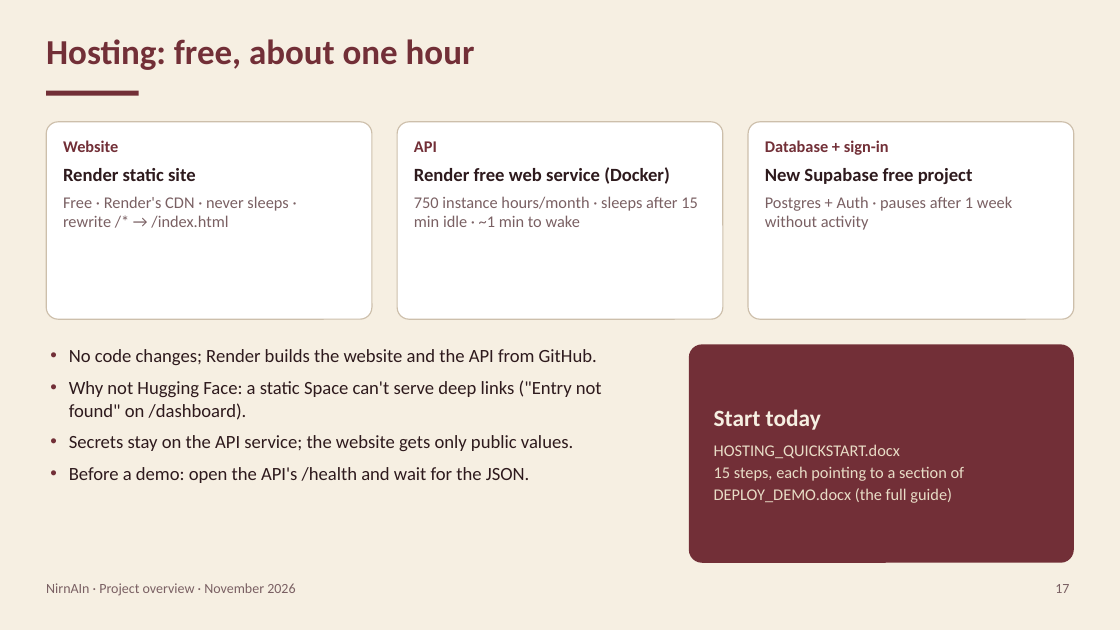
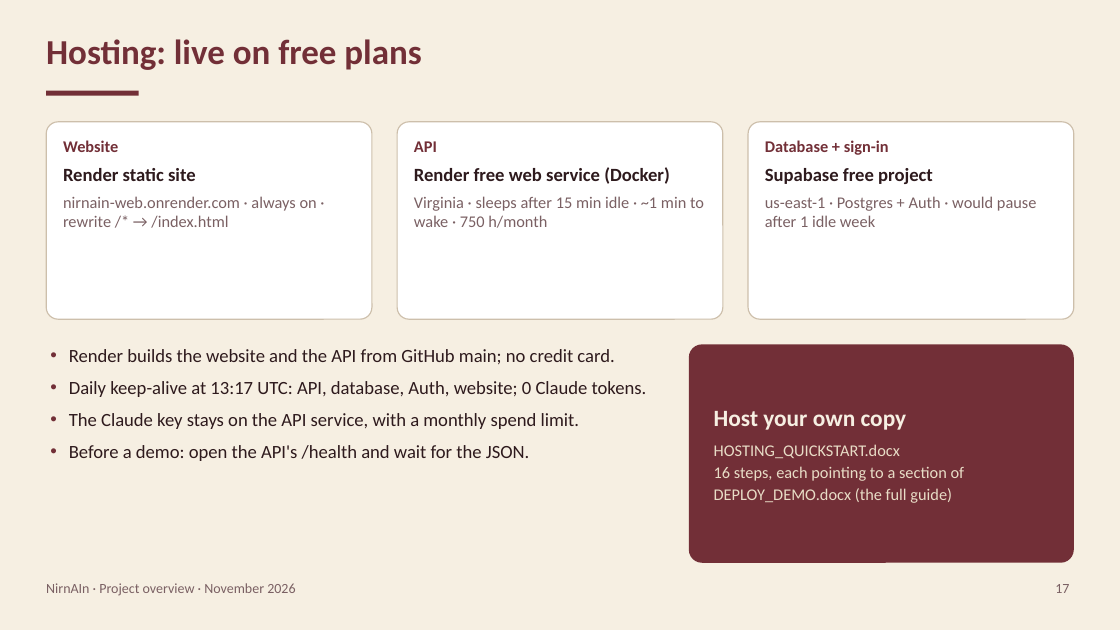
Before and after one commit to Dogiparthi-Sharada/NirnAIn, a slide deck: slide 17 of docs/project/NirnAIn_Project_Overview.pptx. Drawn at 1120x630 pixels with LibreOffice and Linux fonts; fonts in the diff are those of the drawing. Boxes give left, top, right and bottom in pixels: in the first picture for what was removed or moved away, otherwise in the second. Text is boxed around its words. In the diff, an @@ line names an element or a change of style, - is before the commit and + after.

Commit message:
docs: describe the team's process and rebuild the documentation package
Rewrite the package in team terms: written specifications per round,
feature branches merged only when every check passes, PO decisions, QA
rounds with the QA pack, code-standards sweeps and a live preview. The
final report gets a team timeline and an appendix of what is in the
repository; lessons learned keeps the engineering lessons; the GitHub
steps become "How the code is kept on GitHub". Every document now carries
the authors and the BAN 693 course line, and the deck and Word and text
files are rebuilt with their checks passing.

```diff
--- a/docs/project/NirnAIn_Project_Overview.pptx
+++ b/docs/project/NirnAIn_Project_Overview.pptx
@@ title at (46,39,421,70): text changed @@
-Hosting: free, about one hour
+Hosting: live on free plans
@@ text at (765,168,1037,227): text changed @@
-New Supabase free project
-Postgres + Auth · pauses after 1 week without activity
+Supabase free project
+us-east-1 · Postgres + Auth · would pause after 1 idle week
@@ text at (63,196,317,228): text changed @@
-Free · Render's CDN · never sleeps · rewrite /* → /index.html
+nirnain-web.onrender.com · always on · rewrite /* → /index.html
@@ text at (414,196,704,228): text changed @@
-750 instance hours/month · sleeps after 15 min idle · ~1 min to wake
+Virginia · sleeps after 15 min idle · ~1 min to wake · 750 h/month
@@ text at (69,349,647,429): text changed @@
-• No code changes; Render builds the website and the API from GitHub.
-• Why not Hugging Face: a static Space can't serve deep links ("Entry not found" on /dashboard).
-• Secrets stay on the API service; the website gets only public values.
+• Render builds the website and the API from GitHub main; no credit card.
+• Daily keep-alive at 13:17 UTC: API, database, Auth, website; 0 Claude tokens.
+• The Claude key stays on the API service, with a monthly spend limit.
@@ text in rounded rectangle at (714,411,907,430): text changed @@
-Start today
+Host your own copy
@@ text in rounded rectangle at (714,466,965,481): text changed @@
-15 steps, each pointing to a section of
+16 steps, each pointing to a section of
```
Also in this commit, not shown: 8 other slides changed, 14 other files.
